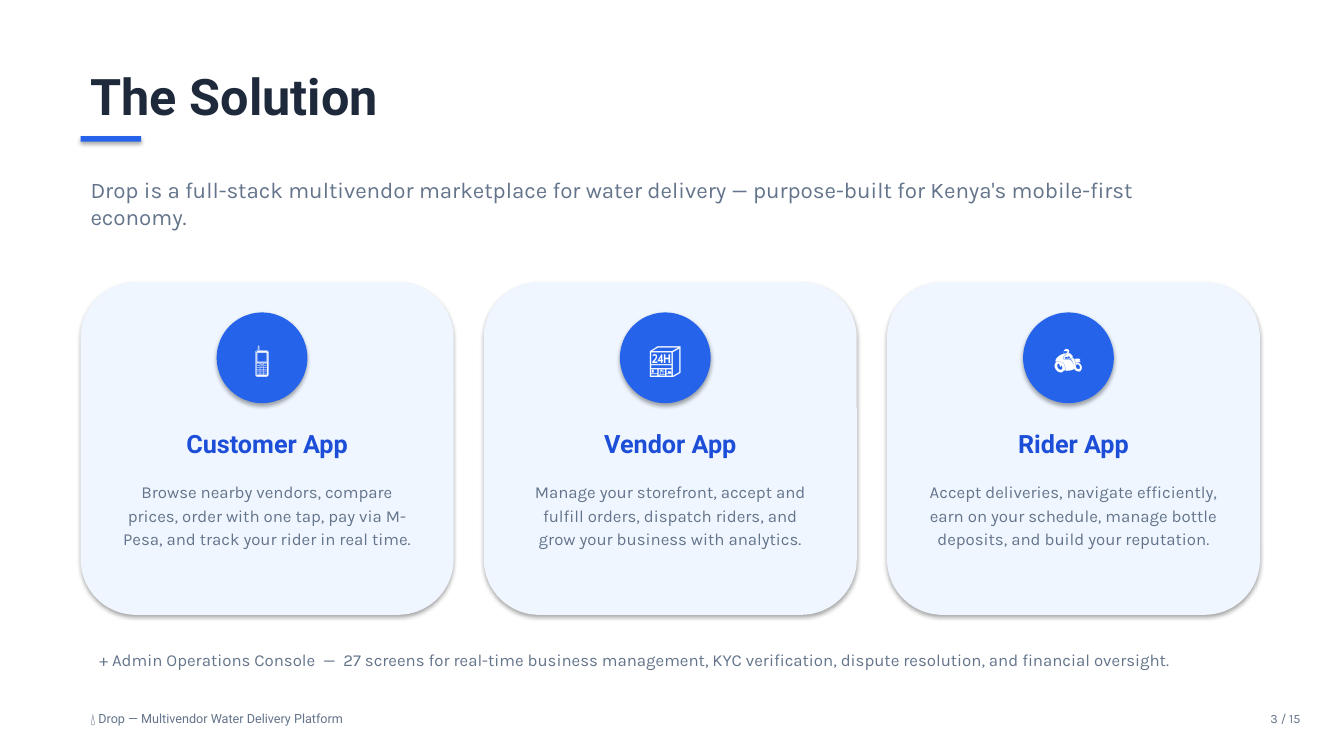
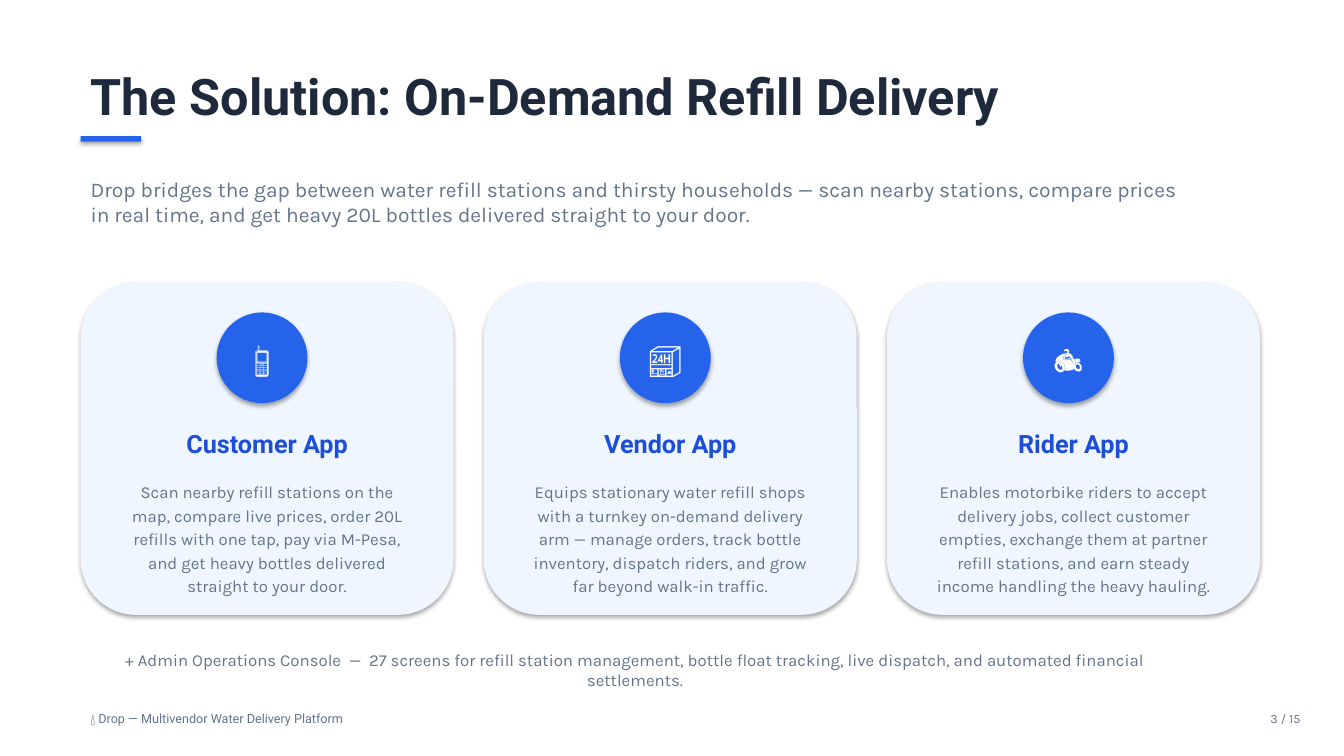
Before and after one commit to WinterJackson/drop-water-delivery-app, a slide deck: slide 3 of Drop_Pitch_Deck.pptx. Drawn at 1344x756 pixels with LibreOffice and Linux fonts; fonts in the diff are those of the drawing. Boxes give left, top, right and bottom in pixels: in the first picture for what was removed or moved away, otherwise in the second. Text is boxed around its words. In the diff, an @@ line names an element or a change of style, - is before the commit and + after.

Commit message:
feat(pitch-deck): center problem and solution on water refill station logistics and 20kg doorstep delivery

```diff
--- a/Drop_Pitch_Deck.pptx
+++ b/Drop_Pitch_Deck.pptx
@@ text at (91, 76, 999, 126): text changed @@
-The Solution
+The Solution: On-Demand Refill Delivery
@@ text at (91, 182, 1176, 227): text changed; size 16 to 15 pt @@
-Drop is a full-stack multivendor marketplace for water delivery — purpose-built for Kenya's mobile-first economy.
+Drop bridges the gap between water refill stations and thirsty households — scan nearby stations, compare prices in real time, and get heavy 20L bottles delivered straight to your door.
@@ text at (132, 486, 402, 596): text changed @@
-Browse nearby vendors, compare prices, order with one tap, pay via M-Pesa, and track your rider in real time.
+Scan nearby refill stations on the map, compare live prices, order 20L refills with one tap, pay via M-Pesa, and get heavy bottles delivered straight to your door.
@@ text at (534, 486, 807, 596): text changed @@
-Manage your storefront, accept and fulfill orders, dispatch riders, and grow your business with analytics.
+Equips stationary water refill shops with a turnkey on-demand delivery arm — manage orders, track bottle inventory, dispatch riders, and grow far beyond walk-in traffic.
@@ text at (937, 486, 1210, 596): text changed @@
-Accept deliveries, navigate efficiently, earn on your schedule, manage bottle deposits, and build your reputation.
+Enables motorbike riders to accept delivery jobs, collect customer empties, exchange them at partner refill stations, and earn steady income handling the heavy hauling.
@@ text at (138, 654, 1144, 686): text changed @@
-+ Admin Operations Console — 27 screens for real-time business management, KYC verification, dispute resolution, and financial oversight.
++ Admin Operations Console — 27 screens for refill station management, bottle float tracking, live dispatch, and automated financial settlements.
```
Also in this commit, not shown: 3 other slides changed.
